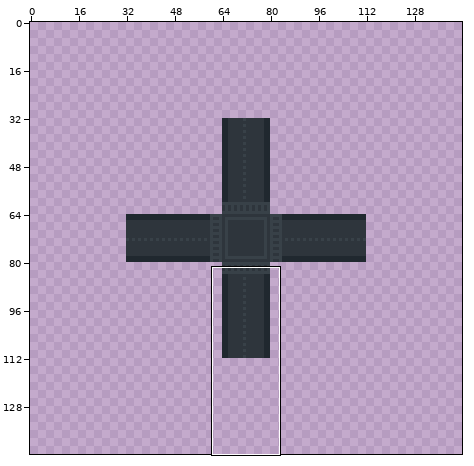
Two states of a sprite sheet, public/assets/backgrounds/dark-road.png. The first picture is a wide view before the edit; the outline marks the close-up.
Close-up. Before:
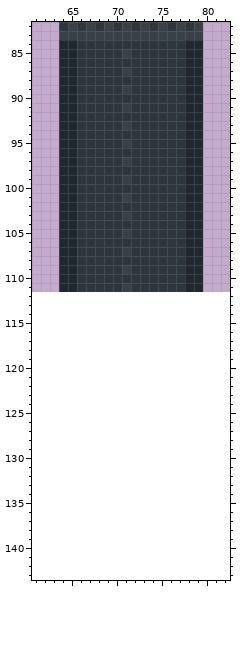
The file is 80x80 pixels. Shown: x 61..82, y 82..143. The old version is drawn lined up with the new one, on the new canvas. The commit also changed other parts of the picture, which this record leaves out.
After the commit:
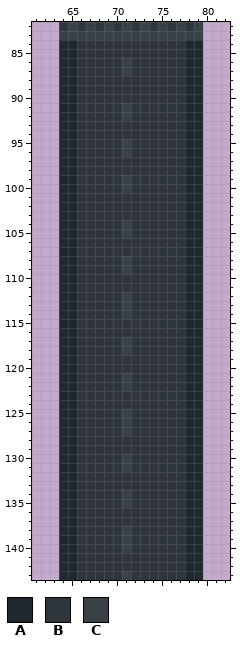
Palette (. is transparent): A #20282f  B #2e353c  C #384148
Changes in this commit:
canvas 80x80 -> 144x144, the old top-left corner now at 32,32
Colour A now appears in rows 112 to 143 at x 64 to 65 and 78 to 79.
Colour B now appears in rows 112 to 114 at x 66 to 70 and 72 to 77; in rows 115 to 116 at x 66 to 77; in rows 117 to 118 at x 66 to 70 and 72 to 77; in rows 119 to 120 at x 66 to 77; in rows 121 to 122 at x 66 to 70 and 72 to 77; in rows 123 to 124 at x 66 to 77.
Colour B now appears in rows 125 to 127 at x 66 to 70 and 72 to 77; in rows 128 to 129 at x 66 to 77; in rows 130 to 131 at x 66 to 70 and 72 to 77; in rows 132 to 133 at x 66 to 77; in rows 134 to 135 at x 66 to 70 and 72 to 77; in rows 136 to 137 at x 66 to 77.
Colour B now appears in rows 138 to 140 at x 66 to 70 and 72 to 77; in rows 141 to 142 at x 66 to 77; in row 143 at x 66 to 70 and 72 to 77.
The author changed colour C to colour B in row 85 at x 71; in row 89 at x 71; in row 93 at x 71; in row 97 at x 71; in row 101 at x 71; in row 103 at x 71.
The author changed colour C to colour B in row 107 at x 71; in row 111 at x 71.
Colour C now appears in rows 112 to 114 at x 71; in rows 117 to 118 at x 71; in rows 121 to 122 at x 71; in rows 125 to 127 at x 71; in rows 130 to 131 at x 71; in rows 134 to 135 at x 71.
Colour C now appears in rows 138 to 140 at x 71; in row 143 at x 71.
The author changed colour B to colour C in row 86 at x 71; in row 92 at x 71; in row 96 at x 71; in row 100 at x 71; in row 104 at x 71; in row 108 at x 71.
Where, in picture pixels (left, top, right, bottom), the same in both close-ups:
changed: (59, 49, 203, 580)
